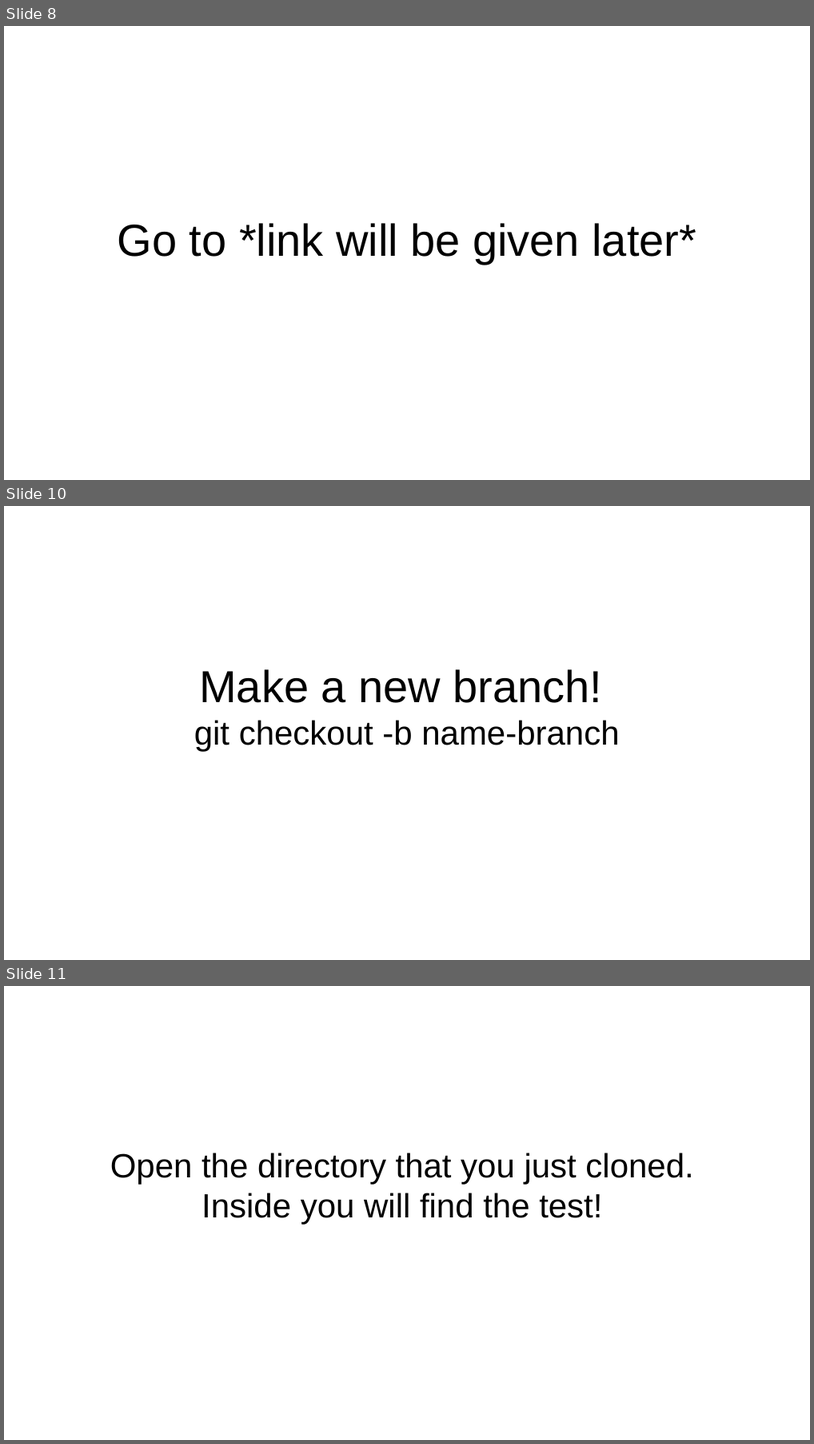
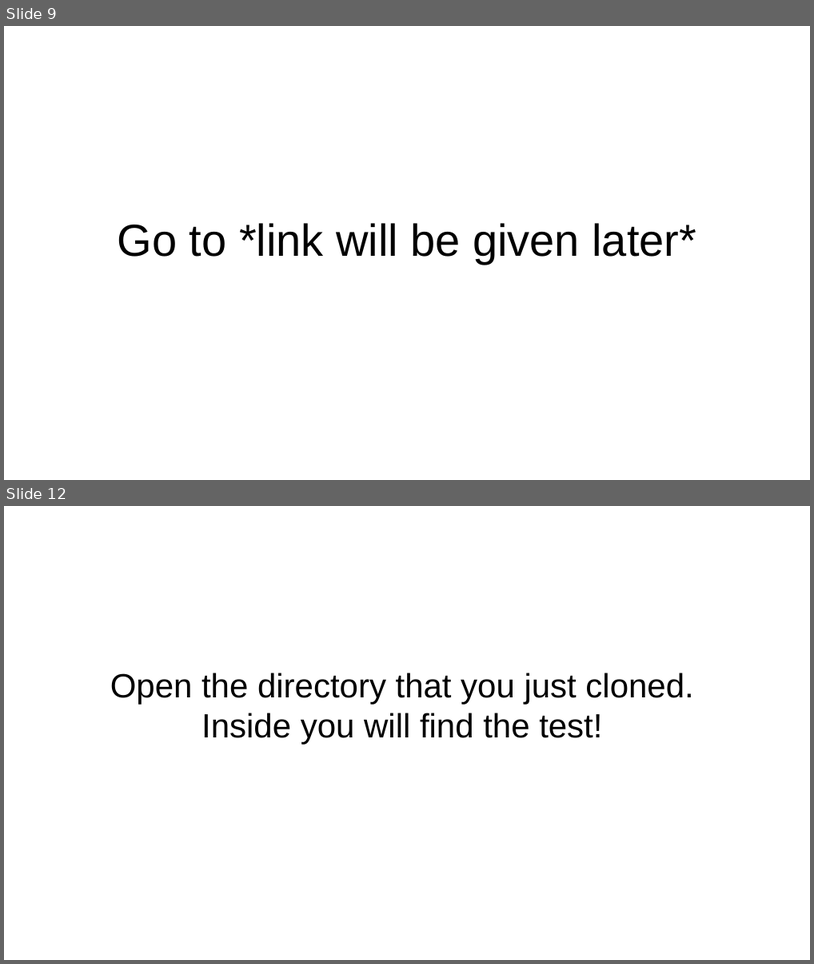
Before and after one commit to codemary/stormstudents, a slide deck: course_material/git.pptx. Shown one above the other, each under a label of ours: slides 8, 10 and 11 before the commit, slides 9 and 12 after it; the slides between them are not shown. The pictures are 814x1444 and 814x964 pixels, drawn with LibreOffice and Linux fonts; fonts in the diff are those of the drawing. Boxes give left, top, right and bottom in pixels: in the first picture for what was removed or moved away, otherwise in the second. Text is boxed around its words. In the diff, an @@ line names an element or a change of style, - is before the commit and + after.

```diff
--- a/course_material/git.pptx
+++ b/course_material/git.pptx
@@ slide 10 removed at <box>4,506,810,960</box>, background #FFFFFF @@
@@ title removed at <box>194,669,619,751</box> @@
-Make a new branch!
-git checkout -b name-branch
@@ what was slide 8 is now slide 9 @@
@@ what was slide 11 is now slide 12 @@
```
Also in this commit, not shown: 6 slides changed, 6 slides added, 4 other slides removed.
